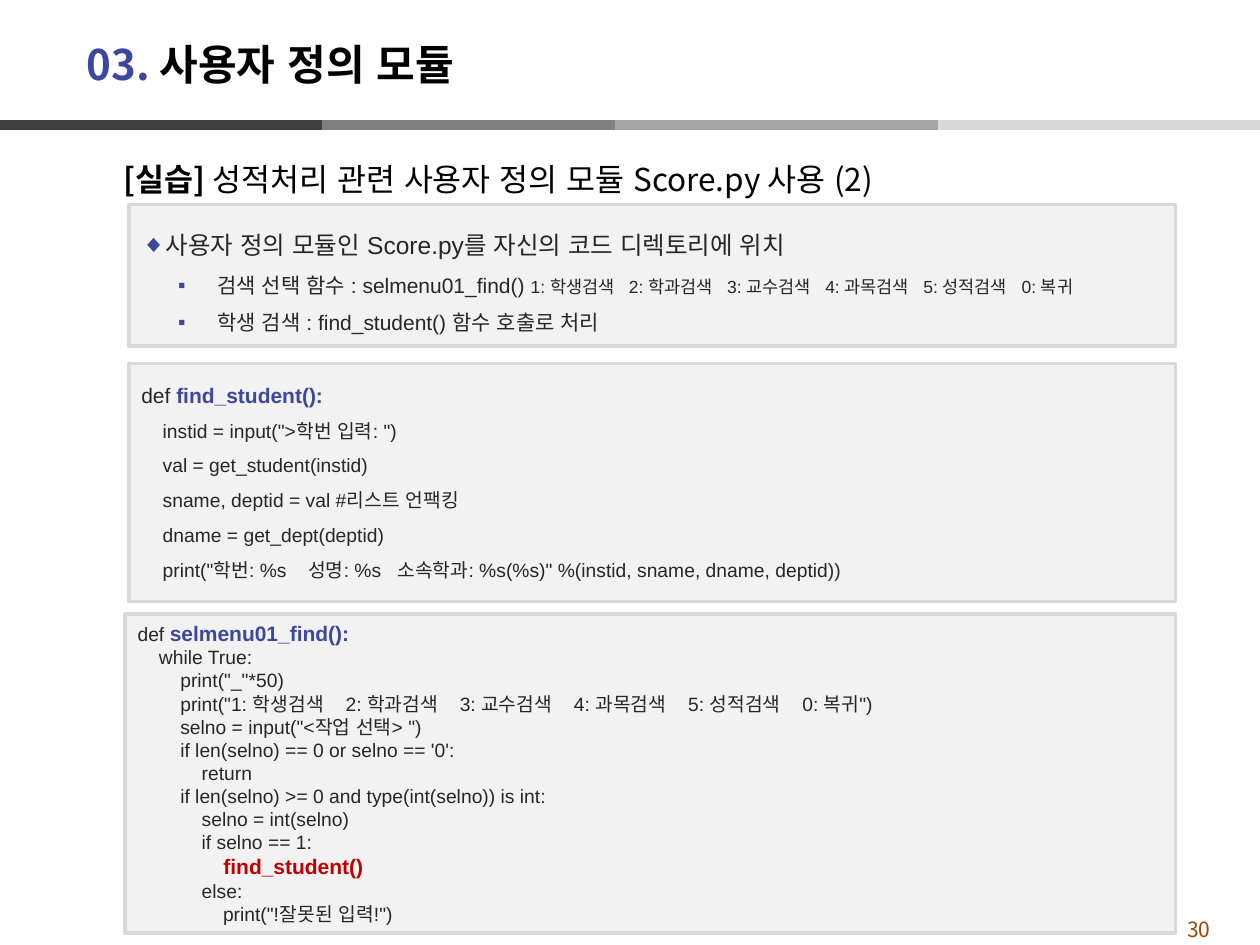
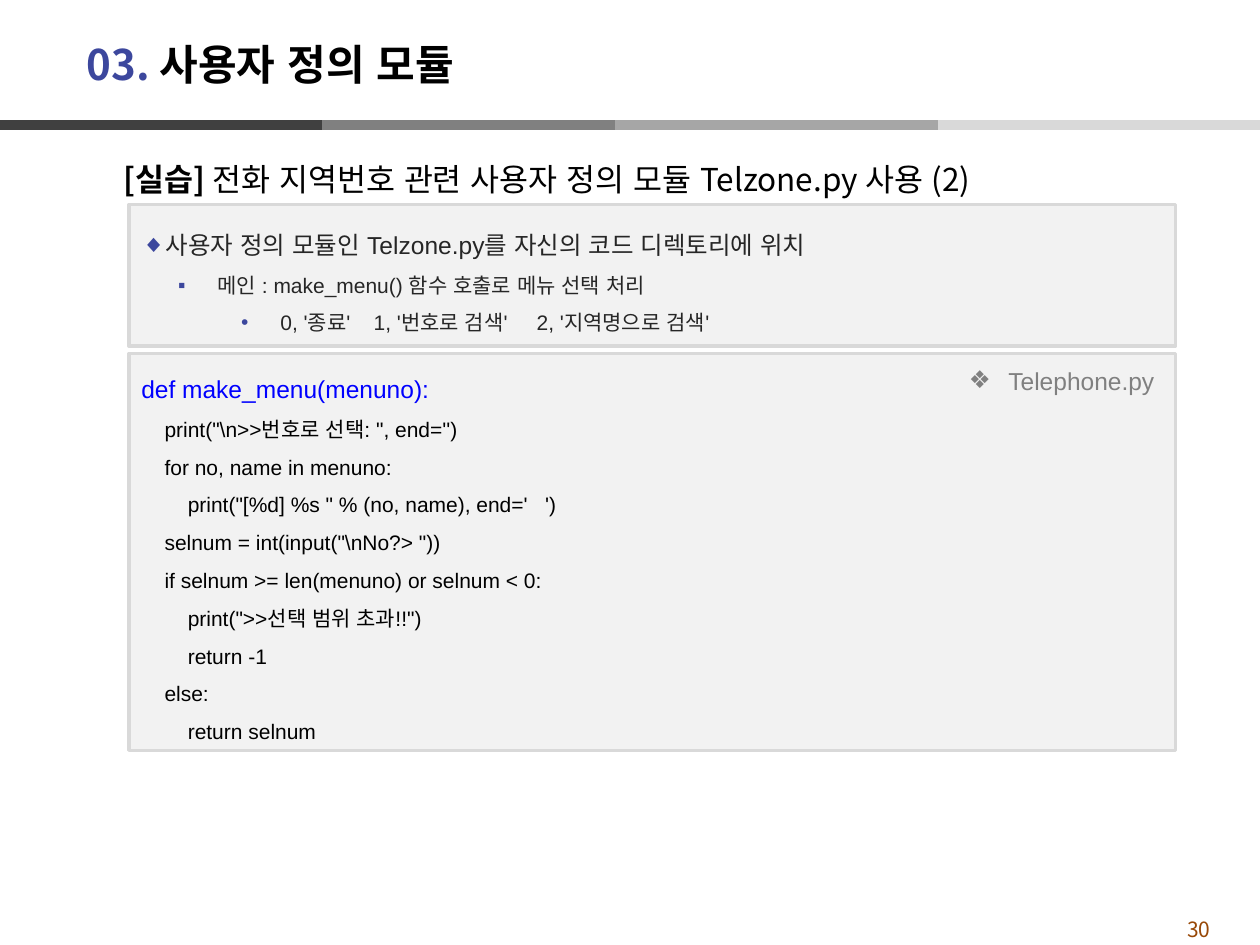
Before and after one commit to dndxor/BCPy, a slide deck: slide 30 of Ch12_모듈.pptx. Drawn at 1260x945 pixels with LibreOffice and Linux fonts; fonts in the diff are those of the drawing. Boxes give left, top, right and bottom in pixels: in the first picture for what was removed or moved away, otherwise in the second. Text is boxed around its words. In the diff, an @@ line names an element or a change of style, - is before the commit and + after.

```diff
--- a/Ch12_모듈.pptx
+++ b/Ch12_모듈.pptx
@@ text at [124,164,971,199]: text changed @@
-  [실습] 성적처리 관련 사용자 정의 모듈 Score.py 사용 (2)
+  [실습] 전화 지역번호 관련 사용자 정의 모듈 Telzone.py 사용 (2)
@@ text in rectangle at [166,233,805,333]: text changed @@
-◆ 사용자 정의 모듈인 Score.py를 자신의 코드 디렉토리에 위치
-  ▪ 검색 선택 함수 : selmenu01_find() 1: 학생검색 2: 학과검색 3: 교수검색 4: 과목검색 5: 성적검색 0: 복귀
-  ▪ 학생 검색 : find_student() 함수 호출로 처리
+◆ 사용자 정의 모듈인 Telzone.py를 자신의 코드 디렉토리에 위치
+  ▪ 메인 : make_menu() 함수 호출로 메뉴 선택 처리
+    • 0, '종료' 1, '번호로 검색' 2, '지역명으로 검색'
@@ rectangle "def make_menu(menuno):": place and size @@
-rectangle "def make_menu(menuno):" at [129,363,1176,601]
+rectangle "def make_menu(menuno):" at [129,354,1176,751]
@@ text in rectangle at [141,380,541,740]: text changed; size 11 to 12 pt; text colour #262626 to #000000 @@
-def find_student():
-instid = input(">학번 입력: ")
-val = get_student(instid)
-sname, deptid = val #리스트 언팩킹
-dname = get_dept(deptid)
-print("학번: %s 성명: %s 소속학과: %s(%s)" %(instid, sname, dname, deptid))
+def make_menu(menuno):
+print("\n>>번호로 선택: ", end='')
+for no, name in menuno:
+print("[%d] %s " % (no, name), end=' ')
+selnum = int(input("\nNo?> "))
+if selnum >= len(menuno) or selnum < 0:
+print(">>선택 범위 초과!!")
+return -1
+else:
+return selnum
@@ text added at [1008,372,1154,395], 14 pt, text #808080 @@
+❖ Telephone.py
@@ rectangle removed at [125,615,1176,934] @@
-def selmenu01_find():
-while True:
-print("_"*50)
-print("1: 학생검색 2: 학과검색 3: 교수검색 4: 과목검색 5: 성적검색 0: 복귀")
-selno = input("<작업 선택> ")
-if len(selno) == 0 or selno == '0':
-return
-if len(selno) >= 0 and type(int(selno)) is int:
-selno = int(selno)
-if selno == 1:
-find_student()
-else:
-print("!잘못된 입력!")
```
Also in this commit, not shown: 2 other slides changed, 3 slides added, 3 slides removed, 11 other files.
